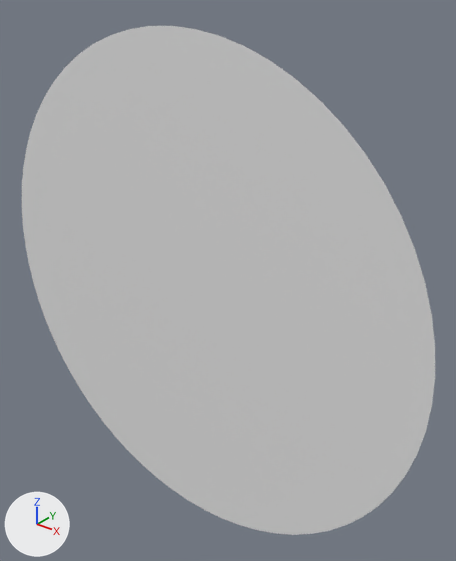
Two versions of the OBJ model Gazebo_defs/worlds/materials/meshes/flower_disc.obj, one commit apart.
The view is the same before and after, from a camera (50 mm lens) standing at (1.48, -1.565, 1.147) and looking at (0.113, 0.144, 0.087). The lights are fixed; the arrows at lower left show +X, +Y and +Z. The picture after the commit comes second. Where no turn or scale is listed for an object, it has been applied to the vertices.

The older version as bpy lines, for what is in view:
```python
me_flower_disc = bpy.data.meshes.new('flower_disc')
me_flower_disc.from_pydata(...)  # 65 vertices, 64 faces; spans x -1.0..1.0, y 0.0, z -1.0..1.0
ob_flower_disc = bpy.data.objects.new('flower_disc', me_flower_disc)
ob_flower_disc.location = (0.0, 0.0, 0.0)
```
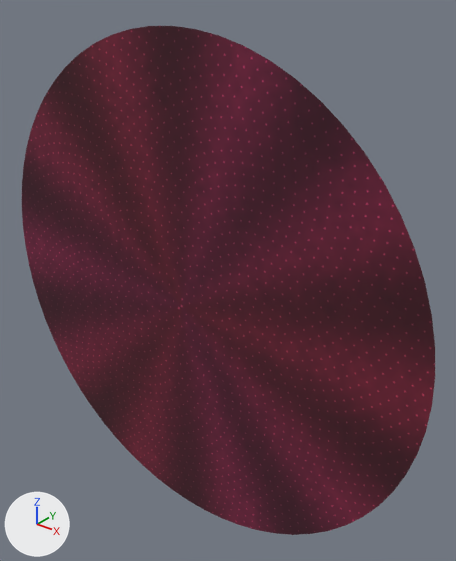
Changed parts and their boxes [x1, y1, x2, y2] in the pictures (456 x 561 px):
'flower_disc', recoloured (white to red): [22, 26, 435, 535] in both

What the commit changed:
Picture 'flower_top.png' (img_flower_top_png) is new.
Material 'flower_disc' (mat_flower_disc) is new.
Its texture is img_flower_top_png.
Its roughness is 0.911.
me_flower_disc has 65 vertices, 64 faces and spans x -1.0..1.0, y 0.0, z -1.0..1.0.
me_flower_disc gains material mat_flower_disc (picture img_flower_top_png).
